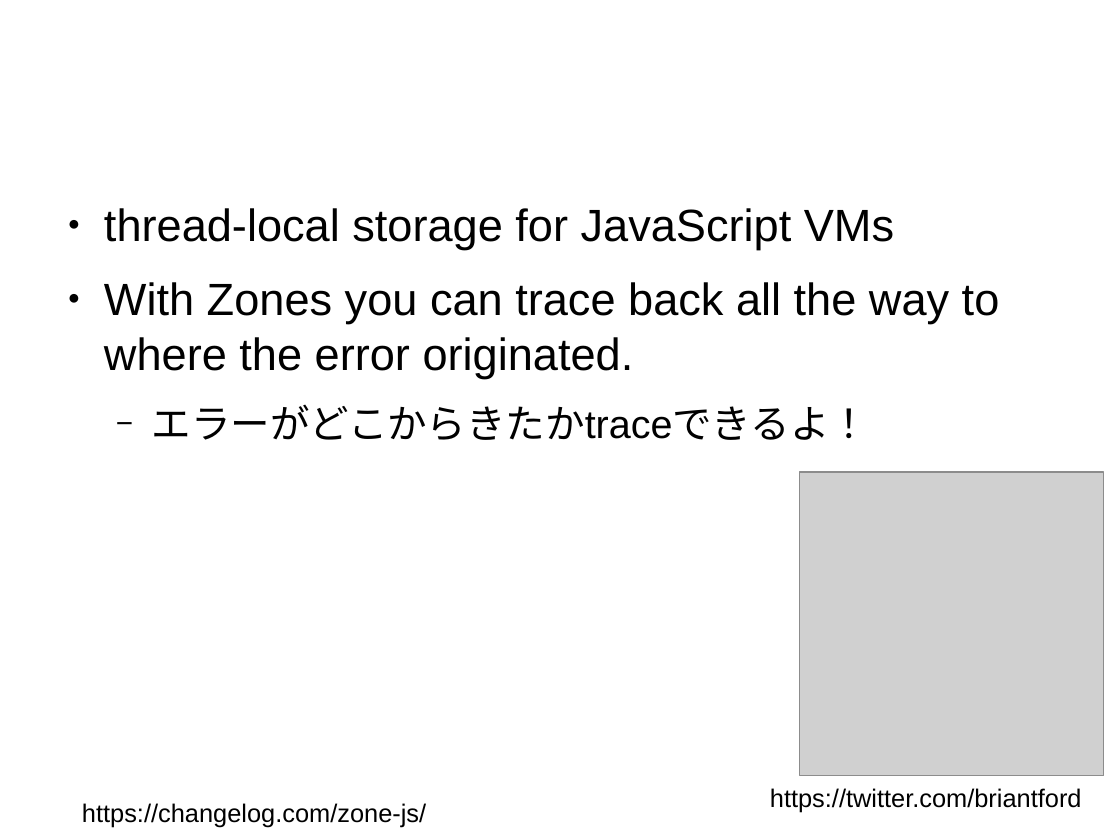
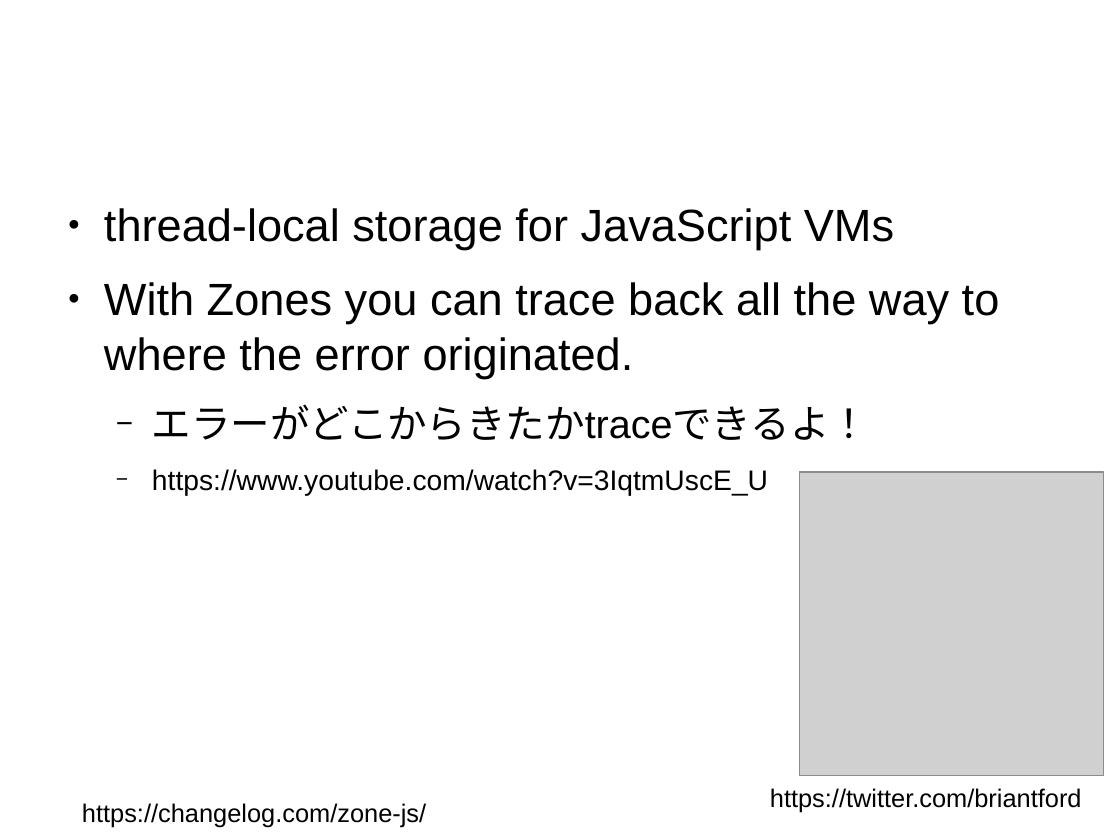
Before and after one commit to sallop/zone-tutorial, a slide deck: slide 3 of resume.odp. Drawn at 1120x840 pixels with LibreOffice and Linux fonts; fonts in the diff are those of the drawing; grey boxes stand for pictures. Boxes give left, top, right and bottom in pixels: in the first picture for what was removed or moved away, otherwise in the second. Text is boxed around its words. In the diff, an @@ line names an element or a change of style, - is before the commit and + after.

```diff
--- a/resume.odp
+++ b/resume.odp
@@ text at <box>152,469,768,496</box>: paragraph added @@
+  − https://www.youtube.com/watch?v=3IqtmUscE_U
```
Also in this commit, not shown: 9 slides added.
